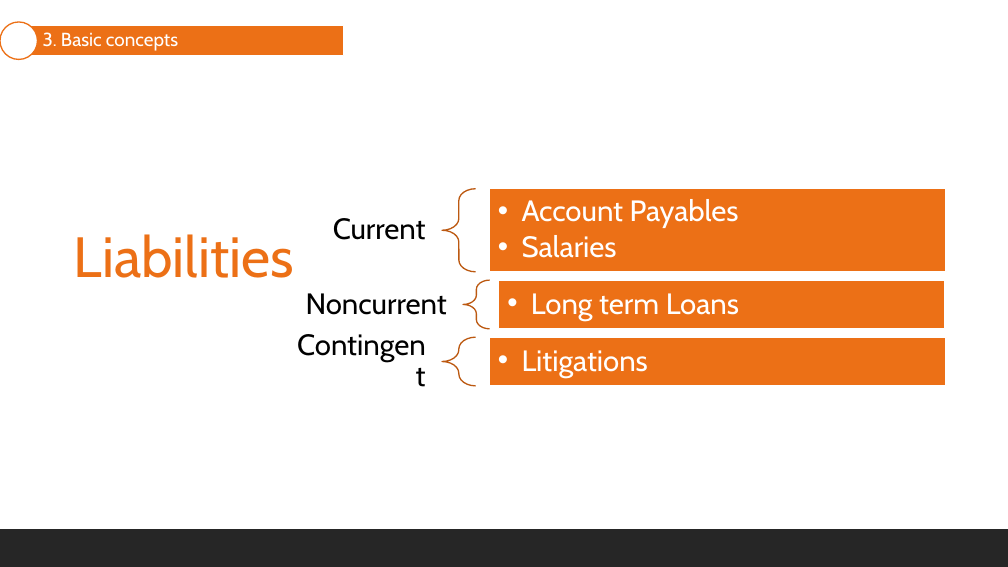
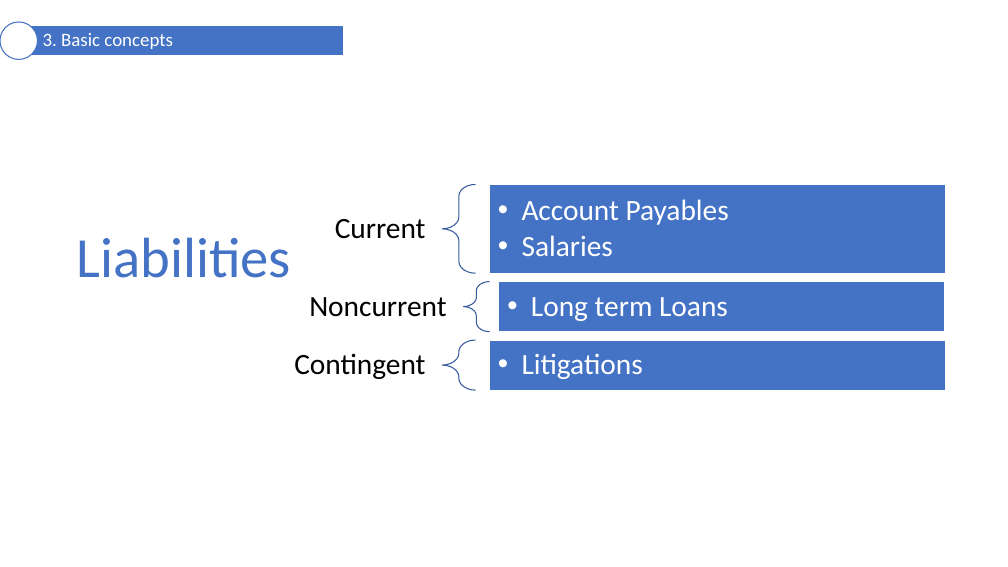
Before and after one commit to mortizm1988/lecture_financial_statements_analysis, a slide deck: slide 12 of topic_1_foundations.pptx. Drawn at 1008x567 pixels with LibreOffice and Linux fonts; fonts in the diff are those of the drawing. Boxes give left, top, right and bottom in pixels: in the first picture for what was removed or moved away, otherwise in the second. Text is boxed around its words. In the diff, an @@ line names an element or a change of style, - is before the commit and + after.

```diff
--- a/topic_1_foundations.pptx
+++ b/topic_1_foundations.pptx
@@ ellipse at (0, 22, 38, 60): outline #EC7016 1.25 pt to #4472C4 1 pt @@
@@ freeform shape "3. Basic concepts" at (19, 26, 344, 56): font Cabin to Calibri; fill #EC7016 to #4472C4; outline #FFFFFF 1.25 pt to #FFFFFF 1 pt @@
@@ outline #BD5A12 1.25 pt to #365B9D 1 pt in 3 elements at (464, 281, 490, 331), (442, 340, 476, 390), (442, 185, 476, 273) @@
@@ left brace: place and size @@
-left brace at (442, 189, 476, 272)
+left brace at (442, 185, 476, 273)
@@ rectangle: place and size @@
-rectangle at (489, 189, 946, 272)
+rectangle at (489, 185, 946, 273)
@@ text "Liabilities" at (76, 237, 291, 278): font Cabin to Calibri, text colour #EC7016 to #4472C4 @@
@@ left brace: place and size @@
-left brace at (442, 337, 476, 386)
+left brace at (442, 340, 476, 390)
@@ font Cabin to Calibri in 6 elements at (335, 219, 426, 239), (531, 297, 728, 321), (309, 297, 446, 317), (522, 199, 729, 256), (294, 353, 425, 379), (522, 353, 643, 379) @@
@@ fill #EC7016 to #4472C4; outline #FFFFFF 1.25 pt to #FFFFFF 1 pt in 3 elements at (498, 281, 944, 331), (489, 185, 946, 273), (489, 340, 946, 390) @@
@@ rectangle: place and size @@
-rectangle at (489, 337, 946, 386)
+rectangle at (489, 340, 946, 390)
@@ rectangle removed at (0, 529, 1008, 567) @@
```
Also in this commit, not shown: 37 other slides changed, 2 other files.
